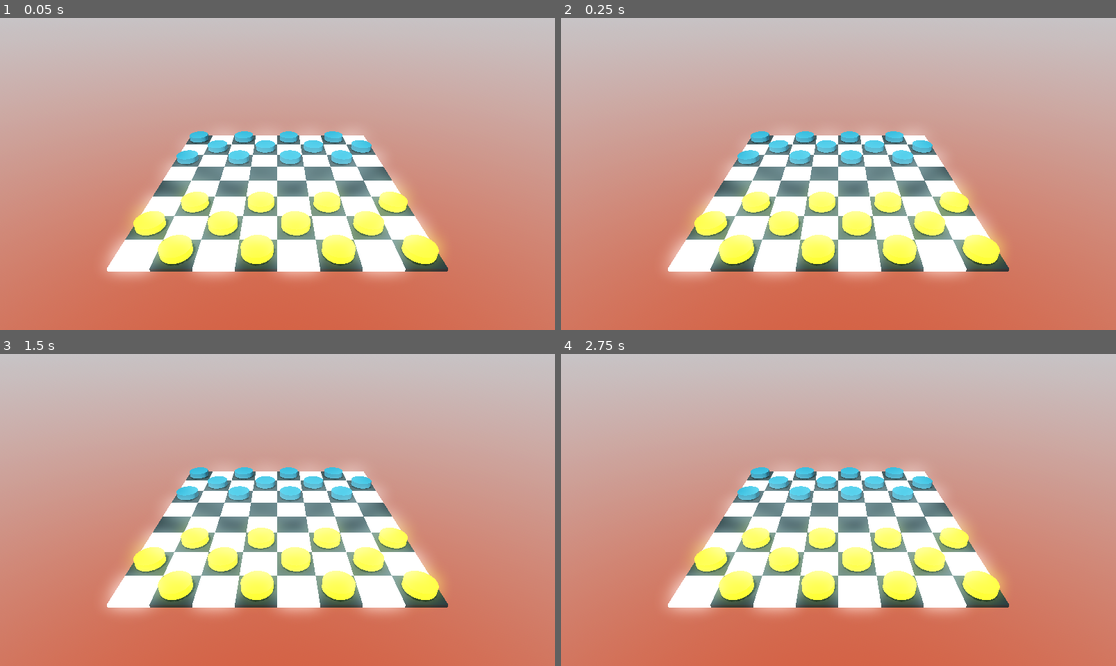
Above: before the commit, frames 1-4 (two rows, left to right).
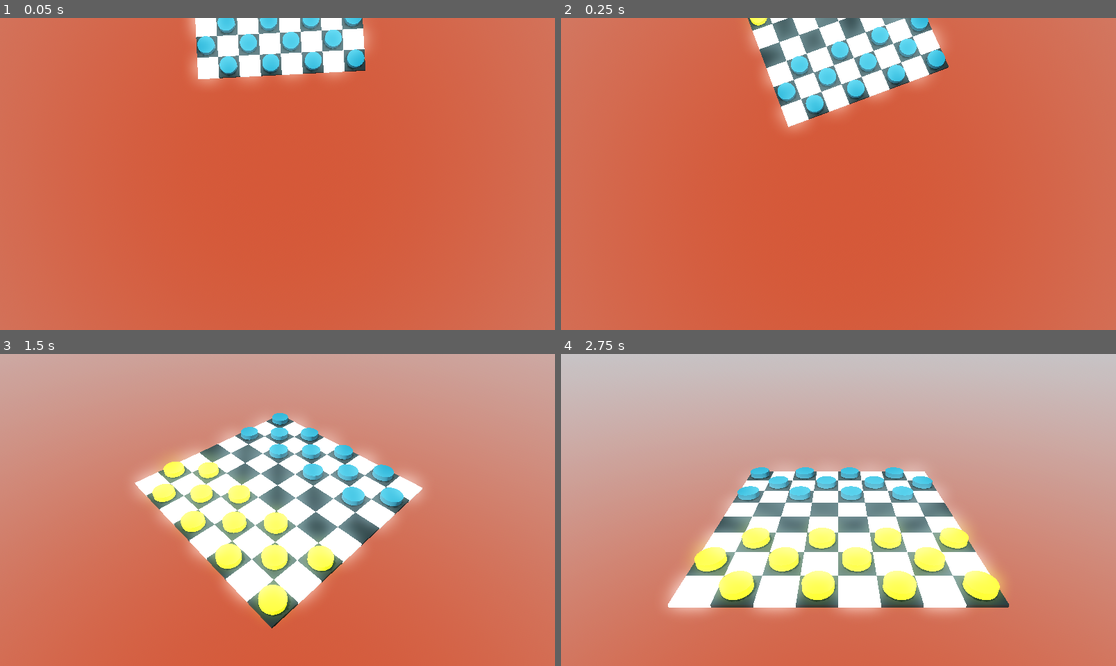
Above: after the commit, the same moments.

Repository: elliottfrazier/godot_checkers
Game: Godot game, scene res://scenes/main.tscn
Two runs of this game, one before a commit and one after it. Both use one fixed random seed, a clock stepped at 60 frames per second and the inputs below.
Inputs (mouse positions are in pixels of both pictures, inside the frame that each line leads up to):
- Up to frame 1 (0.05 s): no input
- Up to frame 2 (0.25 s): no input
- Up to frame 3 (1.5 s): move the mouse to (399, 494) at 0.52 s; press the mouse at (399, 494) at 0.53 s; hold Right (ui_right) 0.53-1.28 s; move the mouse to (166, 525) at 1.27 s; release the mouse at (166, 525) at 1.28 s; click (166, 525) at 1.35 s
- Up to frame 4 (2.75 s): move the mouse to (894, 441) at 2.02 s; press the mouse at (894, 441) at 2.03 s; hold Right (ui_right) from 2.03 s (still down)

The runs differ from the first frame. In frame 1, 83% of the frame differs, in the area x 0-100%, y 0-86%; in frame 2, 84%, in the area x 0-100%, y 0-87%; in frame 3, 70%; in frame 4, nothing differs.

Commit message:
update gameover/win screen

Diff:
--- a/project.godot
+++ b/project.godot
@@ -14,6 +14,10 @@
 run/main_scene="res://scenes/main.tscn"
 config/features=PackedStringArray("4.2", "Forward Plus")
 
+[autoload]
+
+Global="*res://scripts/global.gd"
+
 [input]
 
 left_click={
--- a/scenes/game_over_screen.tscn
+++ b/scenes/game_over.tscn
@@ -1,7 +1,7 @@
-[gd_scene load_steps=9 format=3 uid="uid://bpcas7qhbhbtb"]
+[gd_scene load_steps=10 format=3 uid="uid://bpcas7qhbhbtb"]
 
-[ext_resource type="Script" path="res://scripts/game_over.gd" id="1_u5e85"]
-[ext_resource type="PackedScene" uid="uid://bfbv7nhwegofl" path="res://scenes/checker_piece.tscn" id="1_wf3fa"]
+[ext_resource type="Script" path="res://scripts/game_over.gd" id="1_o8ps3"]
+[ext_resource type="PackedScene" uid="uid://87d0un7a18l2" path="res://scenes/game_over_UI.tscn" id="2_sbt34"]
 
 [sub_resource type="ProceduralSkyMaterial" id="ProceduralSkyMaterial_j40g7"]
 sky_top_color = Color(0.301961, 0.694118, 0.792157, 1)
@@ -26,42 +26,46 @@
 tracks/0/type = "value"
 tracks/0/imported = false
 tracks/0/enabled = true
-tracks/0/path = NodePath("checker_piece:rotation")
+tracks/0/path = NodePath("CameraMount:rotation")
 tracks/0/interp = 1
 tracks/0/loop_wrap = true
 tracks/0/keys = {
 "times": PackedFloat32Array(0),
 "transitions": PackedFloat32Array(1),
 "update": 0,
-"values": [Vector3(0.785398, 0, 0)]
+"values": [Vector3(0, 0, 0)]
 }
 
-[sub_resource type="Animation" id="Animation_7rlvo"]
-resource_name = "winner_showcase"
+[sub_resource type="AnimationLibrary" id="AnimationLibrary_okx5s"]
+_data = {
+"RESET": SubResource("Animation_8g74a")
+}
+
+[sub_resource type="Animation" id="Animation_hulgb"]
+resource_name = "test"
 length = 3.0
 loop_mode = 1
 tracks/0/type = "value"
 tracks/0/imported = false
 tracks/0/enabled = true
-tracks/0/path = NodePath("checker_piece:rotation")
+tracks/0/path = NodePath("CameraMount:rotation")
 tracks/0/interp = 1
 tracks/0/loop_wrap = true
 tracks/0/keys = {
 "times": PackedFloat32Array(0, 3),
 "transitions": PackedFloat32Array(1, 1),
 "update": 0,
-"values": [Vector3(0.785398, 0, 0), Vector3(0.785398, 6.28319, 0)]
+"values": [Vector3(0, 0, 0), Vector3(0, 6.28319, 0)]
 }
 
-[sub_resource type="AnimationLibrary" id="AnimationLibrary_okx5s"]
+[sub_resource type="AnimationLibrary" id="AnimationLibrary_by76k"]
 _data = {
-"RESET": SubResource("Animation_8g74a"),
-"winner_showcase": SubResource("Animation_7rlvo")
+"winner_showcase": SubResource("Animation_hulgb")
 }
 
-[node name="Game_over_screen" type="Node3D" node_paths=PackedStringArray("winner_animation")]
-script = ExtResource("1_u5e85")
-winner_animation = NodePath("AnimationPlayer")
+[node name="Game_over_screen" type="Node3D" node_paths=PackedStringArray("anim_player")]
+script = ExtResource("1_o8ps3")
+anim_player = NodePath("AnimationPlayer")
 
 [node name="DirectionalLight3D" type="DirectionalLight3D" parent="."]
 transform = Transform3D(-0.866024, -0.433016, 0.250001, 0, 0.499998, 0.866026, -0.500003, 0.749999, -0.43301, 0, 0, 0)
@@ -71,13 +75,15 @@
 [node name="WorldEnvironment" type="WorldEnvironment" parent="."]
 environment = SubResource("Environment_320w3")
 
-[node name="Camera3D" type="Camera3D" parent="."]
-transform = Transform3D(1, 0, 0, 0, 1, 0, 0, 0, 1, 0, 0, 1.37126)
-
-[node name="checker_piece" parent="." instance=ExtResource("1_wf3fa")]
-transform = Transform3D(1, 0, 0, 0, 0.707107, -0.707107, 0, 0.707107, 0.707107, 0, 0, 0)
-
 [node name="AnimationPlayer" type="AnimationPlayer" parent="."]
 libraries = {
-"": SubResource("AnimationLibrary_okx5s")
+"": SubResource("AnimationLibrary_okx5s"),
+"game_over": SubResource("AnimationLibrary_by76k")
 }
+
+[node name="GameOverUi" parent="." instance=ExtResource("2_sbt34")]
+
+[node name="CameraMount" type="Node3D" parent="."]
+
+[node name="Camera3D" type="Camera3D" parent="CameraMount"]
+transform = Transform3D(1, 0, 0, 0, 1, 0, 0, 0, 1, 0, 0, 1.3971)
--- /dev/null
+++ b/scenes/game_over_UI.tscn
@@ -0,0 +1,27 @@
+[gd_scene load_steps=2 format=3 uid="uid://87d0un7a18l2"]
+
+[sub_resource type="LabelSettings" id="LabelSettings_gegac"]
+font_size = 64
+font_color = Color(1, 0.615686, 0.490196, 1)
+outline_color = Color(0, 0, 0, 1)
+
+[node name="GameOverUi" type="Control"]
+layout_mode = 3
+anchors_preset = 15
+anchor_right = 1.0
+anchor_bottom = 1.0
+grow_horizontal = 2
+grow_vertical = 2
+
+[node name="Label" type="Label" parent="."]
+layout_mode = 1
+anchors_preset = 5
+anchor_left = 0.5
+anchor_right = 0.5
+offset_left = -122.0
+offset_top = 38.0
+offset_right = 122.0
+offset_bottom = 126.0
+grow_horizontal = 2
+text = "Winner!"
+label_settings = SubResource("LabelSettings_gegac")
--- a/scenes/main.tscn
+++ b/scenes/main.tscn
@@ -119,7 +119,7 @@
 tracks/0/loop_wrap = true
 tracks/0/keys = {
 "times": PackedFloat32Array(0, 2),
-"transitions": PackedFloat32Array(0.000235824, 0.482968),
+"transitions": PackedFloat32Array(1, 0.482968),
 "update": 0,
 "values": [Vector3(0, 9, 0), Vector3(0, 0, 0)]
 }
@@ -131,7 +131,7 @@
 tracks/1/loop_wrap = true
 tracks/1/keys = {
 "times": PackedFloat32Array(0, 2),
-"transitions": PackedFloat32Array(0.000235824, 0.482968),
+"transitions": PackedFloat32Array(1, 0.482968),
 "update": 0,
 "values": [Vector3(0, 3.14159, 0), Vector3(0, 0, 0)]
 }
@@ -143,7 +143,7 @@
 tracks/2/loop_wrap = true
 tracks/2/keys = {
 "times": PackedFloat32Array(0, 2),
-"transitions": PackedFloat32Array(0.000235824, 0.482968),
+"transitions": PackedFloat32Array(1, 0.482968),
 "update": 0,
 "values": [Vector3(-1.5708, -3.14159, 0), Vector3(-0.523599, -3.14159, 0)]
 }
--- a/scripts/board.gd
+++ b/scripts/board.gd
@@ -12,6 +12,7 @@
 var piece_mid_jump: Piece
 
 const enums = preload("res://scripts/enums.gd")
+const globalLogic = preload("res://scripts/global.gd")
 
 # Called when the node enters the scene tree for the first time.
 func _ready():
@@ -233,6 +234,10 @@
 			if child.type != currentPiece.type:
 				return
 	print(str("the winner is ", currentPiece.type))
+	Global.winner_piece.position = currentPiece.position
+	Global.winner_piece.type = currentPiece.type
+	get_tree().change_scene_to_file("res://scenes/game_over.tscn")
+
 
 func is_valid_coord(p: Vector2) -> bool:
 	var result = false
--- a/scripts/game_over.gd
+++ b/scripts/game_over.gd
@@ -1,12 +1,40 @@
 extends Node3D
 
-@export var winner_animation: AnimationPlayer
+@export var anim_player: AnimationPlayer
+#var frame_count: int = 2
+#var anim_length: float = 2
 
 # Called when the node enters the scene tree for the first time.
 func _ready():
-	winner_animation.play("winner_showcase")
+	Global.winner_piece.position = Vector3(0,0,0)
+	Global.winner_piece.rotation.x = 45
+	add_child(Global.winner_piece)
+
+	#---------------------------------------------------------------------------------------------------
+	#	setting animation dynamically - mostly working.  I just need to learn more about Quaternions
+	#---------------------------------------------------------------------------------------------------
+
+	#var animation = Animation.new()
+	#animation.length = anim_length
+	#animation.loop_mode = Animation.LOOP_LINEAR
+	#
+	#var track_id = animation.add_track(Animation.TYPE_ROTATION_3D)
+	#animation.rotation_track_insert_key(track_id,0, Quaternion(Vector3(5,5,5).normalized(),1).normalized())
+	#animation.rotation_track_insert_key(track_id,2, Quaternion(Vector3(50,10,10).normalized(),1).normalized())
+	#animation.track_set_path(track_id, str(Global.winner_piece.get_path(),":",Global.winner_piece.get_name()))
+	#
+	#for frame_index in frame_count:
+		#var time: float = frame_index / float(frame_count) * anim_length
+		#animation.track_insert_key(track_id, time, frame_index)
+		#Global.winner_piece.rotation.y = 360
+	#
+	#var anim_lib = anim_player.get_animation_library("game_over")
+	#var err = anim_lib.add_animation("winner", animation)
+	#
+	#anim_player.play("game_over/winner")
 
 
+	anim_player.play("game_over/winner_showcase")
 # Called every frame. 'delta' is the elapsed time since the previous frame.
 func _process(delta):
 	pass
--- /dev/null
+++ b/scripts/global.gd
@@ -0,0 +1,13 @@
+class_name GlobalLogic
+extends Node
+
+const enums = preload("res://scripts/enums.gd")
+var winner_piece: Piece = Piece.new_piece(enums.piece_types.PHANTOM, Vector2(0,0))
+
+# Called when the node enters the scene tree for the first time.
+func _ready():
+	pass
+
+# Called every frame. 'delta' is the elapsed time since the previous frame.
+func _process(delta):
+	pass
--- /dev/null
+++ b/textures/required_jump.gdshader
@@ -0,0 +1,14 @@
+shader_type spatial;
+
+void vertex() {
+	// Called for every vertex the material is visible on.
+}
+
+void fragment() {
+	// Called for every pixel the material is visible on.
+}
+
+//void light() {
+	// Called for every pixel for every light affecting the material.
+	// Uncomment to replace the default light processing function with this one.
+//}
--- /dev/null
+++ b/textures/required_jump.tres
@@ -0,0 +1,7 @@
+[gd_resource type="ShaderMaterial" load_steps=2 format=3 uid="uid://bxf5ppg1jpcmc"]
+
+[ext_resource type="Shader" path="res://textures/required_jump.gdshader" id="1_vmo7t"]
+
+[resource]
+render_priority = 0
+shader = ExtResource("1_vmo7t")
Not shown, added: TODO.txt
Not shown: 4 places in misc/board_tiles.tres that only renumber resources
